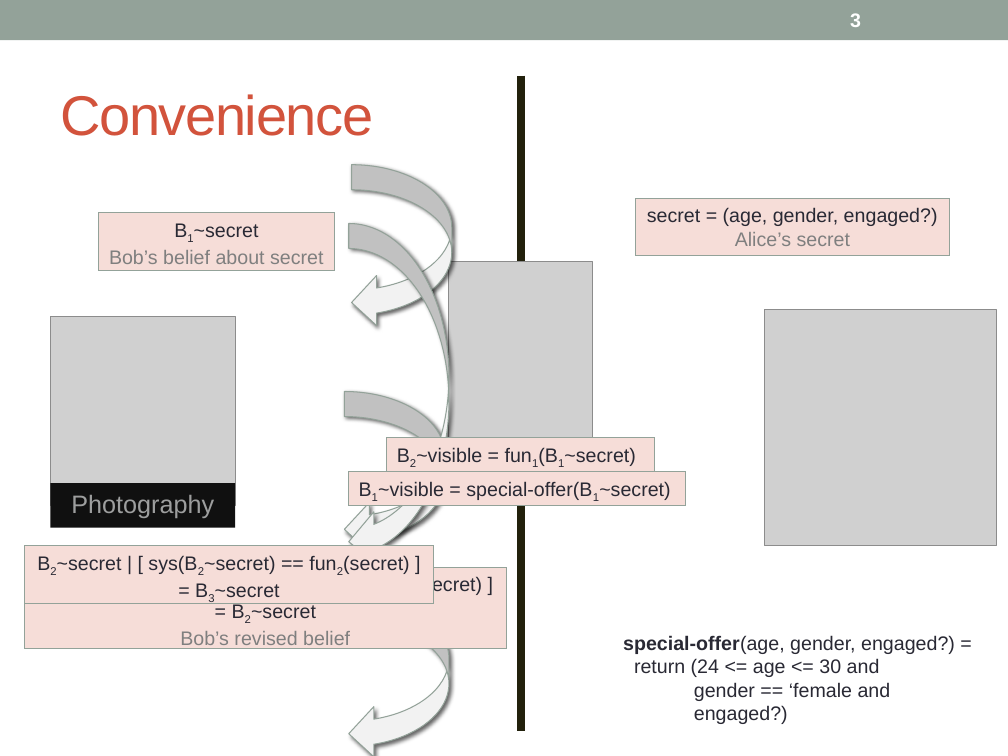
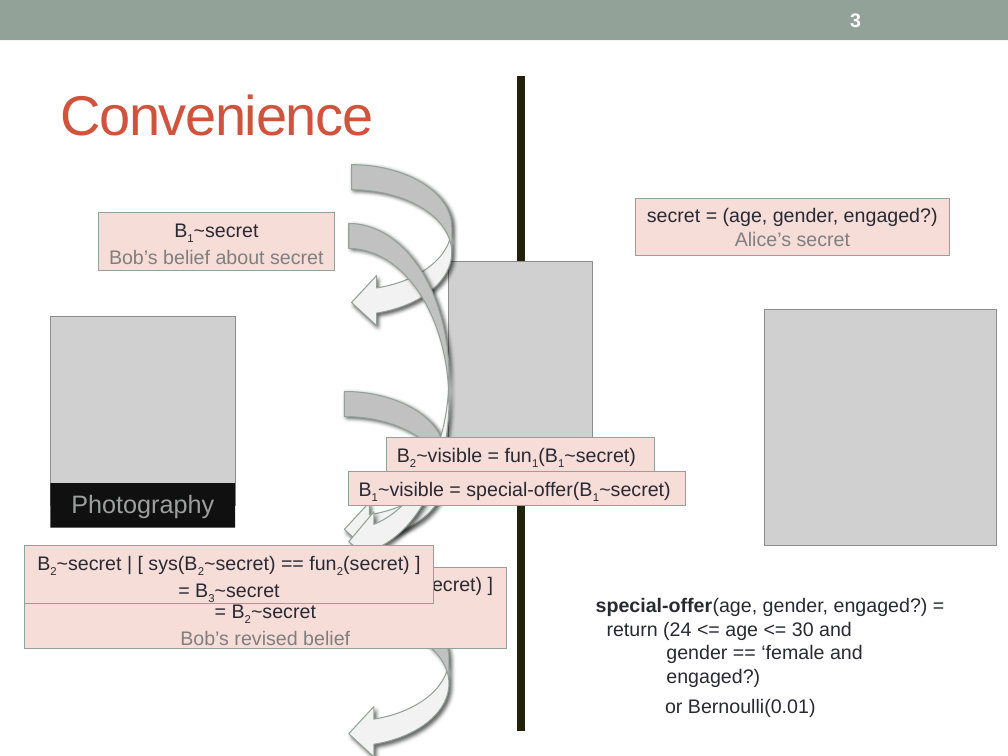
Before and after one commit to piotrm0/ppw12, a slide deck: slide 3 of pres/ppw12-pres.pptx. Drawn at 1008x756 pixels with LibreOffice and Linux fonts; fonts in the diff are those of the drawing; grey boxes stand for pictures. Boxes give left, top, right and bottom in pixels: in the first picture for what was removed or moved away, otherwise in the second. Text is boxed around its words. In the diff, an @@ line names an element or a change of style, - is before the commit and + after.

```diff
--- a/pres/ppw12-pres.pptx
+++ b/pres/ppw12-pres.pptx
@@ text "special-offer(age, gender, engaged?) =": place and size @@
-text "special-offer(age, gender, engaged?) =" at [623,635,955,724]
+text "special-offer(age, gender, engaged?) =" at [596,597,928,687]
@@ text added at [665,698,816,717], 14 pt, text #292934 @@
+or Bernoulli(0.01)
```
Also in this commit, not shown: 9 other slides changed.
